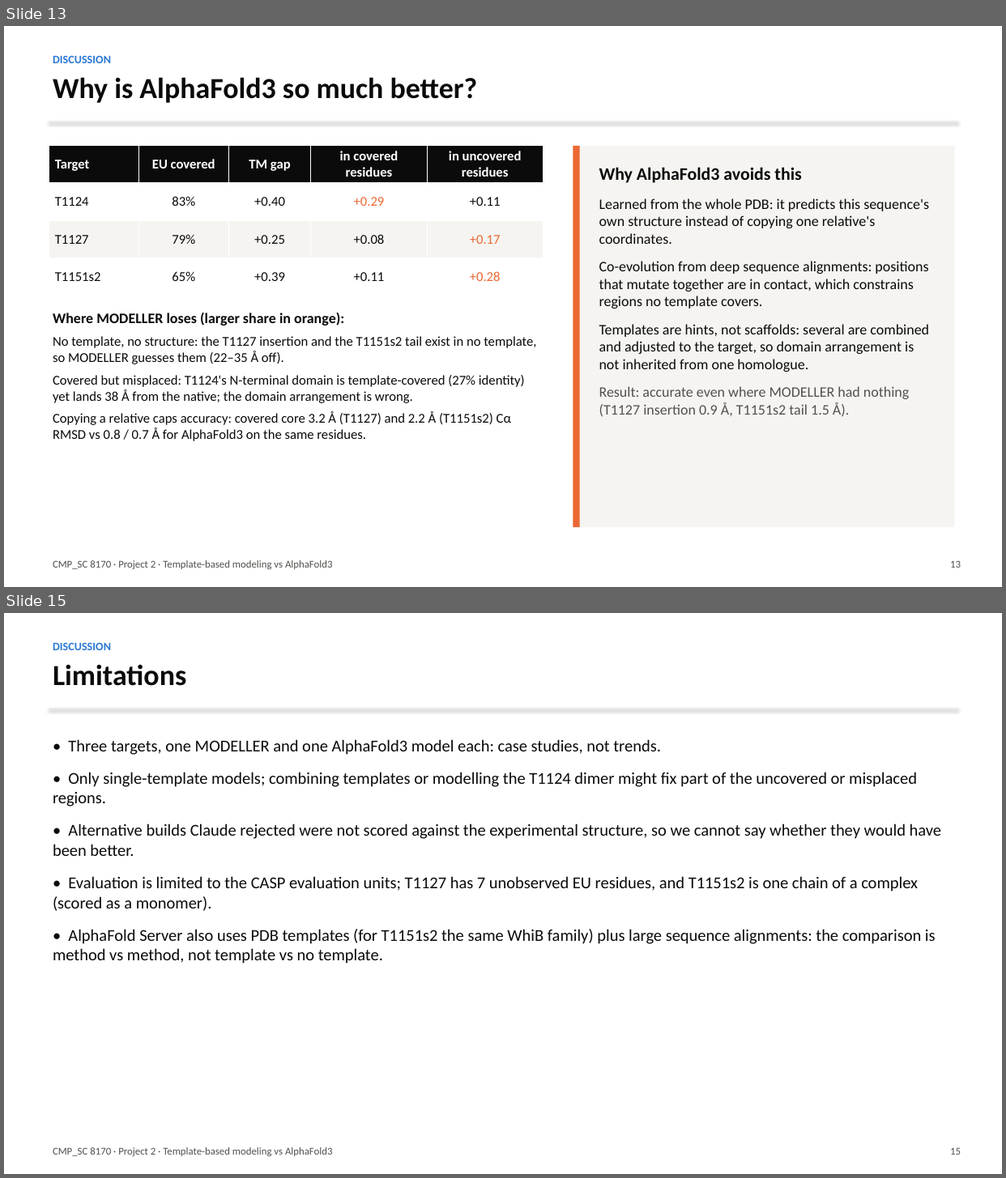
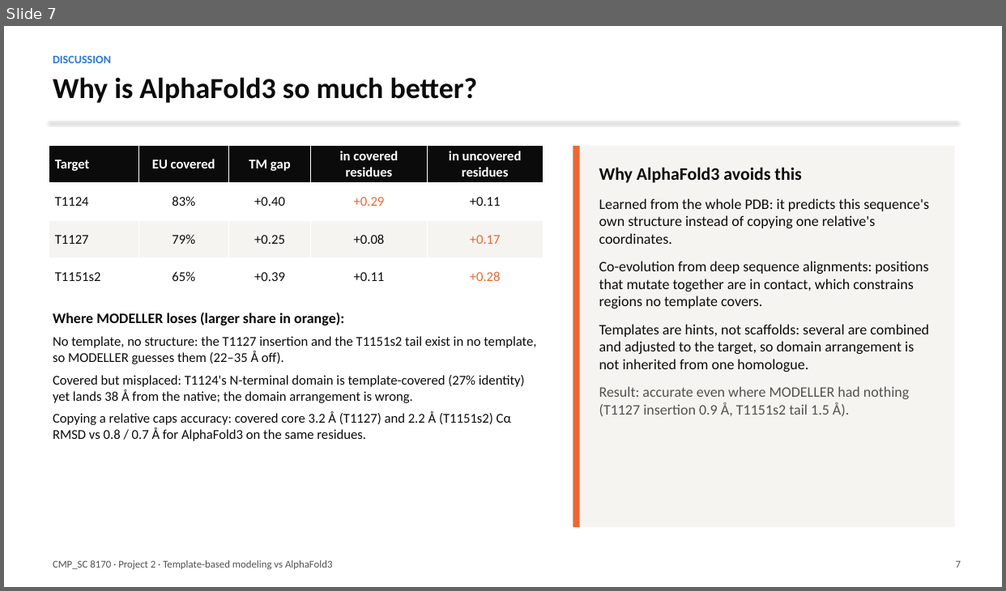
Before and after one commit to weisi2580/8170-project2, a slide deck: results/slides.pptx. Shown one above the other, each under a label of ours: slides 13 and 15 before the commit, slide 7 after it; the slides between them are not shown. The pictures are 1006x1178 and 1006x591 pixels, drawn with LibreOffice and Linux fonts; fonts in the diff are those of the drawing. Boxes give left, top, right and bottom in pixels: in the first picture for what was removed or moved away, otherwise in the second. Text is boxed around its words. In the diff, an @@ line names an element or a change of style, - is before the commit and + after.

```diff
--- a/results/slides.pptx
+++ b/results/slides.pptx
@@ slide 15 removed at <box>4,613,1002,1174</box>, background #FFFFFF @@
@@ text removed at <box>53,642,111,650</box> @@
-DISCUSSION
@@ text removed at <box>53,664,186,686</box> @@
-Limitations
@@ line removed from (49, 709) to (957, 709) @@
@@ text removed at <box>53,739,941,964</box> @@
-• Three targets, one MODELLER and one AlphaFold3 model each: case studies, not trends.
-• Only single-template models; combining templates or modelling the T1124 dimer might fix part of the uncovered or misplaced regions.
-• Alternative builds Claude rejected were not scored against the experimental structure, so we cannot say whether they would have been better.
-• Evaluation is limited to the CASP evaluation units; T1127 has 7 unobserved EU residues, and T1151s2 is one chain of a complex (scored as a monomer).
-• AlphaFold Server also uses PDB templates (for T1151s2 the same WhiB family) plus large sequence alignments: the comparison is method vs method, not template vs no template.
@@ text removed at <box>53,1148,333,1157</box> @@
-CMP_SC 8170 · Project 2 · Template-based modeling vs AlphaFold3
@@ text removed at <box>950,1148,961,1155</box> @@
-15
@@ what was slide 13 is now slide 7 @@
@@ slide 7 changed as well @@
@@ text at <box>956,561,961,568</box>: text changed @@
-13
+7
```
Also in this commit, not shown: 4 other slides changed, 2 slides added, 8 other slides removed, 1 other file.
